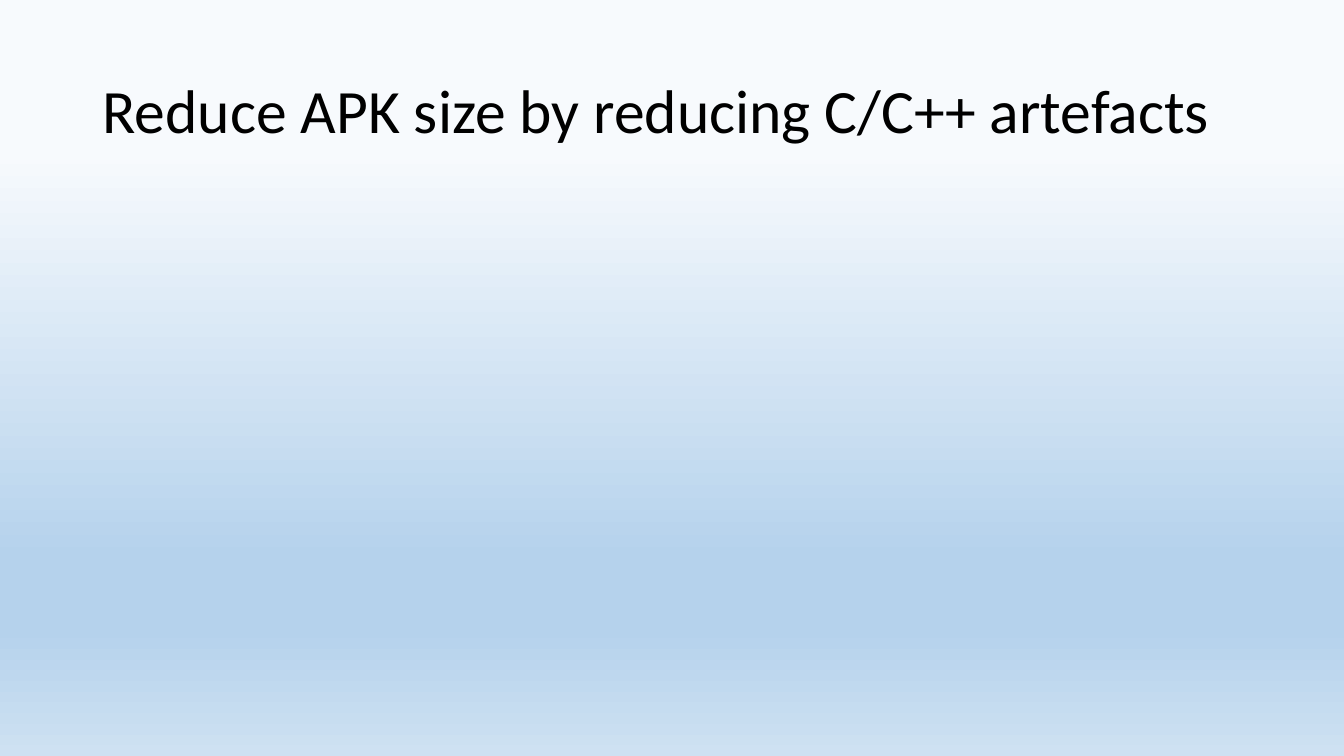
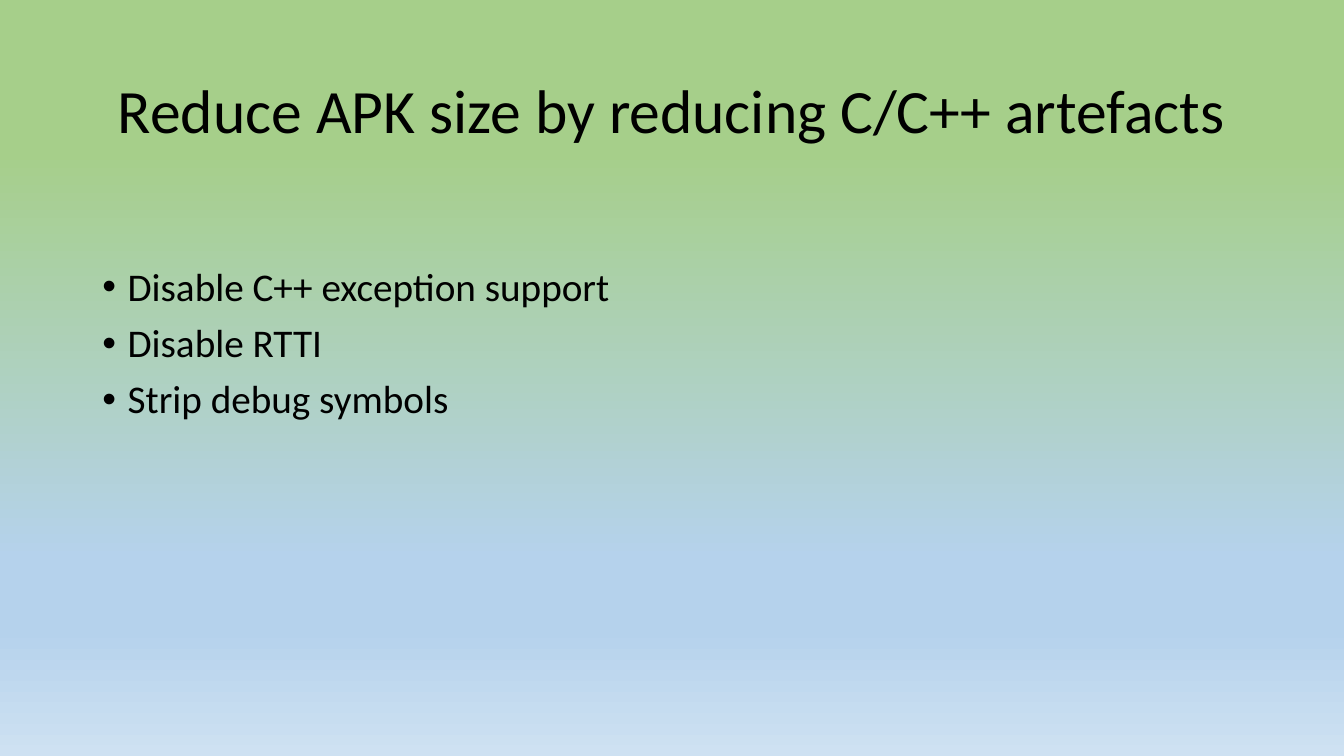
Before and after one commit to 9majka/NDK_presentation, a slide deck: slide 8 of NDK.pptx. Drawn at 1344x756 pixels with LibreOffice and Linux fonts; fonts in the diff are those of the drawing. Boxes give left, top, right and bottom in pixels: in the first picture for what was removed or moved away, otherwise in the second. Text is boxed around its words. In the diff, an @@ line names an element or a change of style, - is before the commit and + after.

```diff
--- a/NDK.pptx
+++ b/NDK.pptx
@@ background gradient #F7FAFD to #B5D2EC to #CEE1F2 to gradient #A6CF8A to #B5D2EC to #CEE1F2 @@
@@ title "Reduce APK size by reducing ..." at (118, 90, 1224, 144): alignment left to centre @@
@@ text added at (128, 273, 609, 420), 28 pt, text #000000 @@
+• Disable C++ exception support
+• Disable RTTI
+• Strip debug symbols
```
Also in this commit, not shown: 9 other slides changed, 3 slides added, 2 other files.
